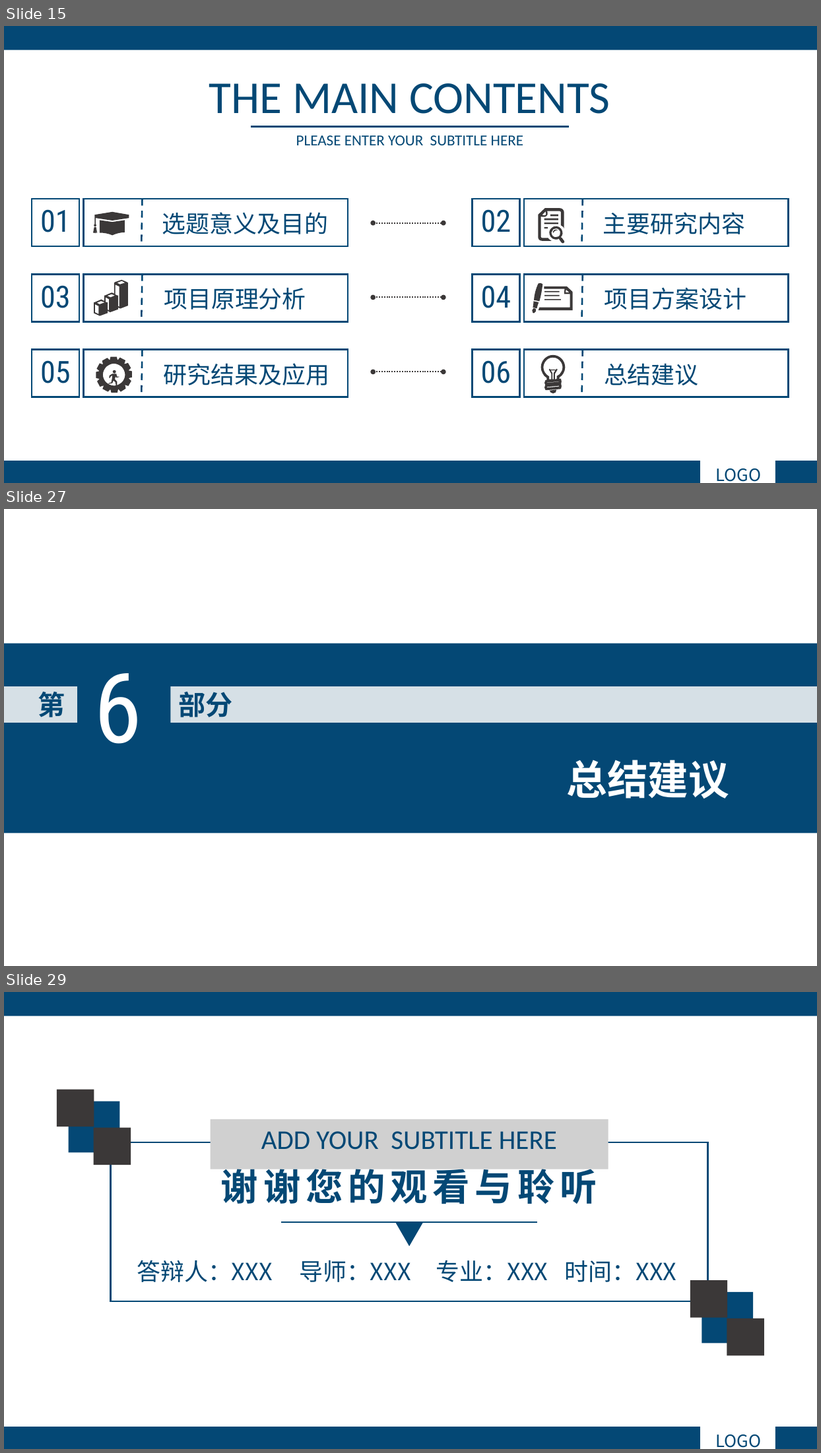
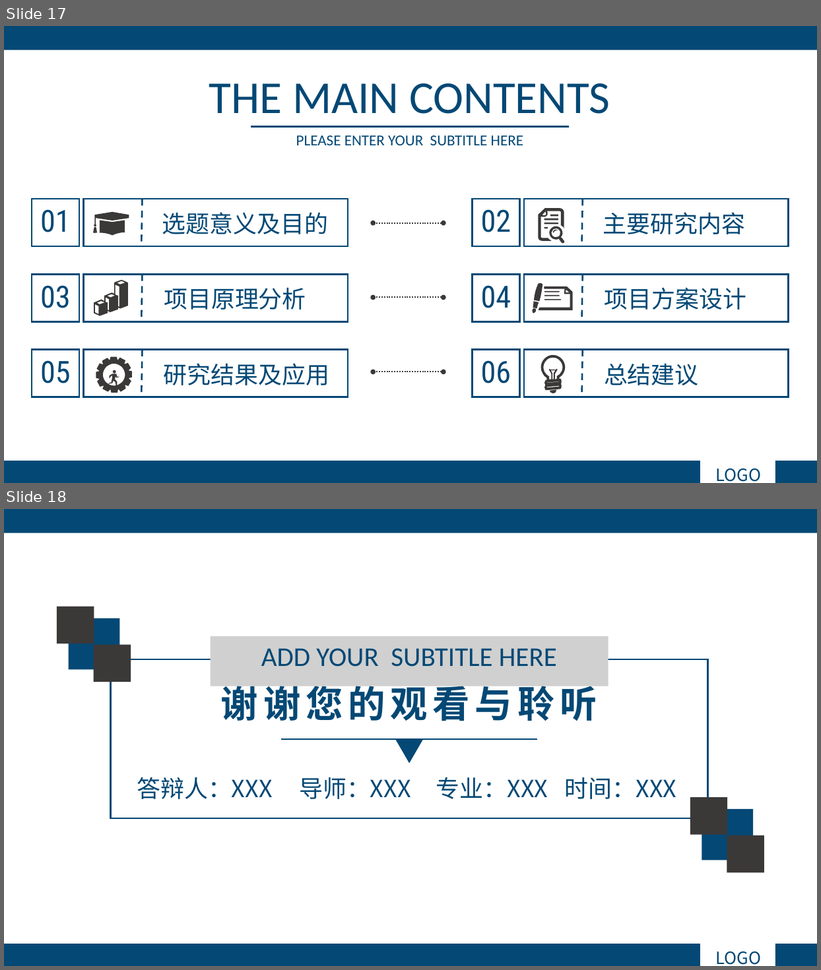
Before and after one commit to phuan-s/remote-repo, a slide deck: 研一上论文分享.pptx. Shown one above the other, each under a label of ours: slides 15, 27 and 29 before the commit, slides 17 and 18 after it; the slides between them are not shown. The pictures are 821x1453 and 821x970 pixels, drawn with LibreOffice and Linux fonts; fonts in the diff are those of the drawing; grey boxes stand for pictures. Boxes give left, top, right and bottom in pixels: in the first picture for what was removed or moved away, otherwise in the second. Text is boxed around its words. In the diff, an @@ line names an element or a change of style, - is before the commit and + after.

```diff
--- a/研一上论文分享.pptx
+++ b/研一上论文分享.pptx
@@ slide 27 removed at (4,509,817,966), background #FFFFFF @@
@@ rectangle removed at (4,643,817,834) @@
@@ rectangle removed at (4,687,77,722) @@
@@ text removed at (94,673,143,744) @@
-6
@@ rectangle removed at (170,687,817,722) @@
@@ text removed at (38,692,65,718) @@
-第
@@ text removed at (178,692,232,718) @@
-部分
@@ text removed at (566,760,729,799) @@
-总结建议
@@ what was slide 15 is now slide 17 @@
@@ what was slide 29 is now slide 18 @@
```
Also in this commit, not shown: 2 slides changed, 1 slide added, 11 other slides removed.
